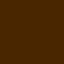
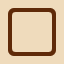
Layer changes from the first w=64, h=64 image to the second:
showed "Frame" over (8, 8, 56, 56)
showed "Logo Colour Explored" over (0, 0, 64, 64)
showed "Logo Outline Explored" over (0, 0, 64, 64)
showed group "Bakground Fill" (3 layers) over (11, 11, 53, 53)
showed "Background Fill Explored" over (11, 11, 53, 53)
